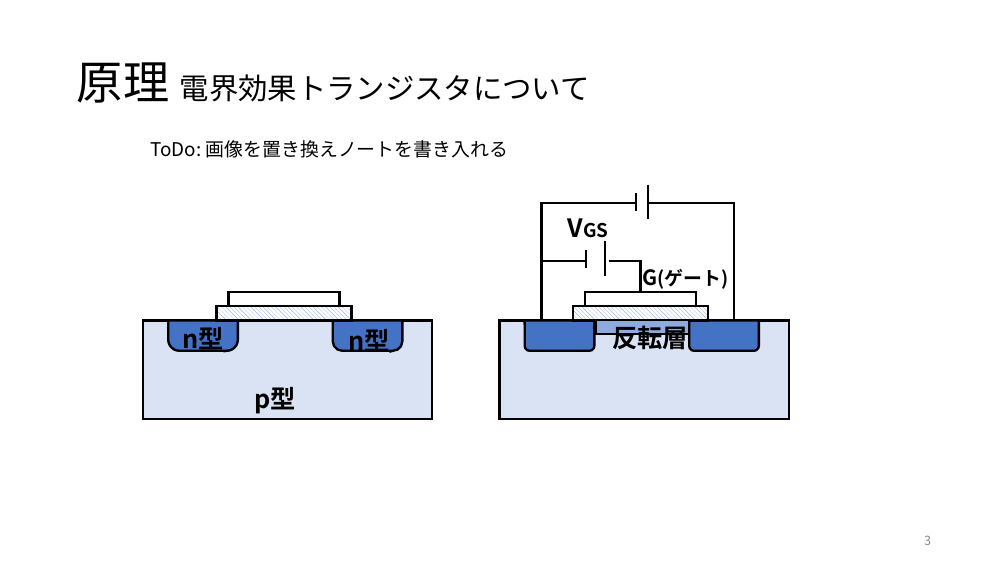
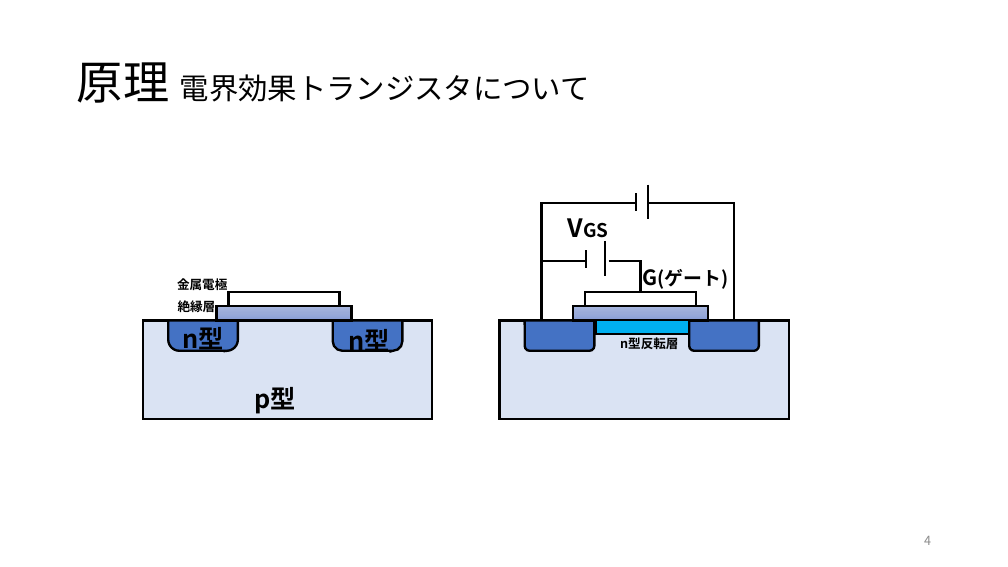
Before and after one commit to yoidea/design_project, a slide deck: slide 4 of design_project1.pptx (slide 3 before the commit). Drawn at 1008x567 pixels with LibreOffice and Linux fonts; fonts in the diff are those of the drawing. Boxes give left, top, right and bottom in pixels: in the first picture for what was removed or moved away, otherwise in the second. Text is boxed around its words. In the diff, an @@ line names an element or a change of style, - is before the commit and + after.

```diff
--- a/design_project1.pptx
+++ b/design_project1.pptx
@@ text removed at <box>150,140,508,158</box> @@
-ToDo: 画像を置き換えノートを書き入れる
@@ text added at <box>177,276,227,293</box>, 12 pt, text #000000, bold @@
+金属電極
@@ text added at <box>178,298,216,315</box>, 12 pt, text #000000, bold @@
+絶縁層
@@ rectangle at <box>217,306,352,321</box>: fill pattern #4472C4 on #FFFFFF to gradient #A8B7DF to #9AABD9 to #889ED7 @@
@@ rectangle at <box>573,306,708,321</box>: fill pattern #4472C4 on #FFFFFF to gradient #A8B7DF to #9AABD9 to #889ED7 @@
@@ rectangle at <box>596,320,689,334</box>: fill #8FAADC to #00B0F0 @@
@@ text at <box>620,337,678,349</box>: text changed; size 24 to 12 pt @@
-反転層
+n型反転層
@@ page number at <box>924,536,931,545</box>: text changed @@
-3
+4
```
Also in this commit, not shown: 6 other slides changed.
